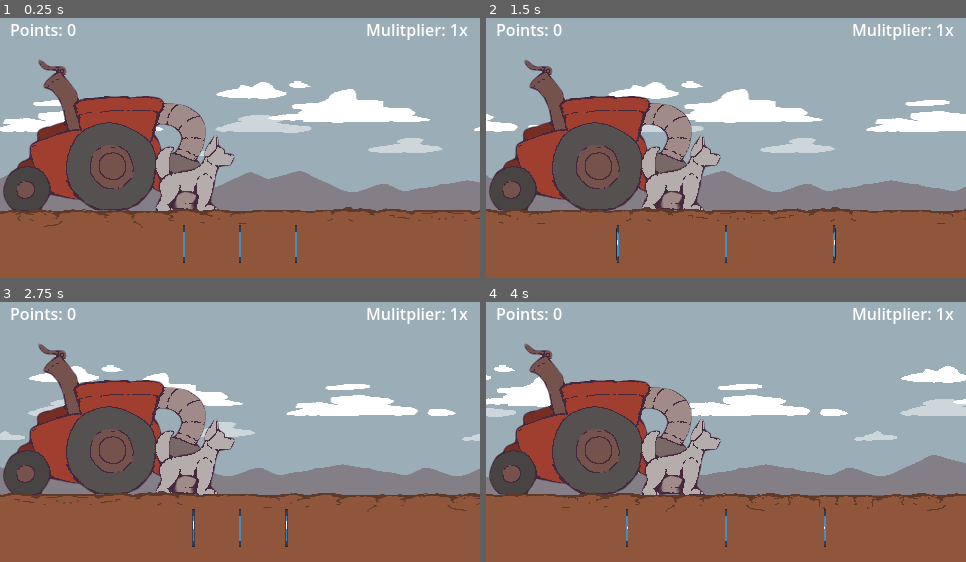
Above: before the commit, frames 1-4 (two rows, left to right).
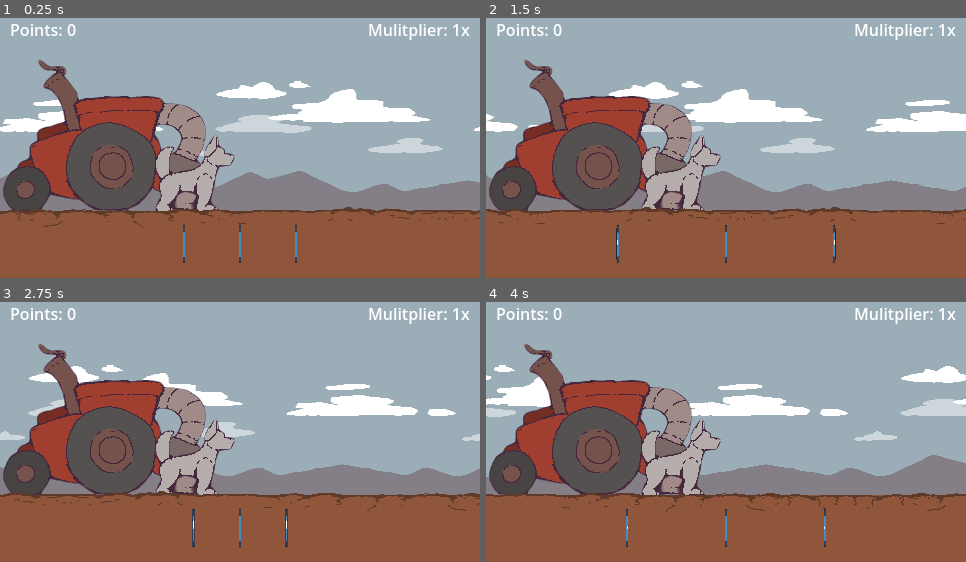
Above: after the commit, the same moments.

Repository: Xeredar/beatroot
Game: Godot game, scene res://scenes/test_konstantin.tscn
Same seed, same stepped clock (60 frames per second), same inputs: the game is played once before the commit and once after it. The engine's default icon, where the game draws it, is replaced by a stand-in: a white triangle on a blue panel in a dark square.
Inputs:
- Up to frame 1 (0.25 s): no input
- Up to frame 2 (1.5 s): tap Q (beet) at 0.6 s; tap Space (jump) at 0.77 s; tap W (carrot) at 1.35 s
- Up to frame 3 (2.75 s): tap Space (jump) at 1.52 s; tap E (turnip) at 2.1 s
- Up to frame 4 (4 s): tap Q (beet) at 2.85 s; tap Space (jump) at 3.02, 3.77 s; tap W (carrot) at 3.6 s

The runs differ from the first frame. In frame 1, 0.6% of the frame differs, in the area x 76-98%, y 2-9%; in frame 2, 0.6%; in frame 3, 0.6%; in frame 4, 0.6%.

Commit message:
Just scene stuff

Diff:
--- a/scenes/test_konstantin.tscn
+++ b/scenes/test_konstantin.tscn
@@ -73,9 +73,9 @@
 centered = false
 
 [node name="Multiplier" type="Label" parent="."]
-offset_left = 285.0
+offset_left = 240.0
 offset_top = 10.0
-offset_right = 468.0
+offset_right = 470.0
 offset_bottom = 36.0
 text = "Multiplier"
 horizontal_alignment = 2
@@ -84,7 +84,7 @@
 [node name="Points" type="Label" parent="."]
 offset_left = 10.0
 offset_top = 10.0
-offset_right = 180.0
+offset_right = 240.0
 offset_bottom = 36.0
-text = "Points: "
+text = "Points"
 script = ExtResource("11_qytww")
